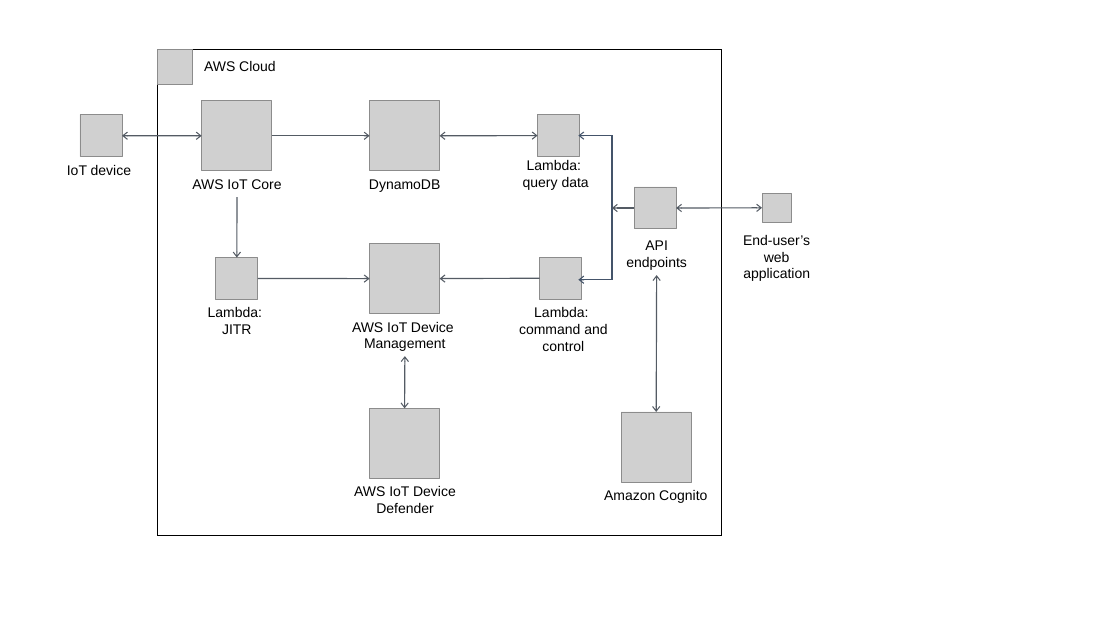
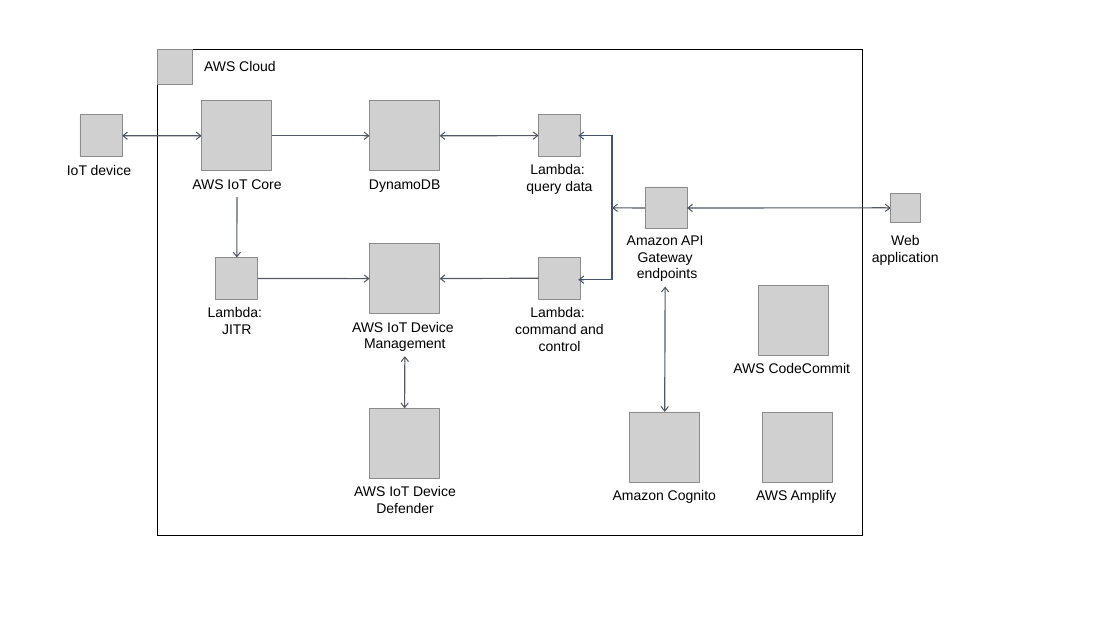
Before and after one commit to aws-quickstart/quickstart-iot-connectivity-security, a slide deck: slide 1 of docs/images/iot-connectivity-security-architecture-diagram.pptx. Drawn at 1120x630 pixels with LibreOffice and Linux fonts; fonts in the diff are those of the drawing; grey boxes stand for pictures. Boxes give left, top, right and bottom in pixels: in the first picture for what was removed or moved away, otherwise in the second. Text is boxed around its words. In the diff, an @@ line names an element or a change of style, - is before the commit and + after.

```diff
--- a/docs/images/iot-connectivity-security-architecture-diagram.pptx
+++ b/docs/images/iot-connectivity-security-architecture-diagram.pptx
@@ rectangle "AWS Cloud": place and size @@
-rectangle "AWS Cloud" at bbox=[158, 50, 722, 535]
+rectangle "AWS Cloud" at bbox=[158, 50, 863, 535]
@@ text "Lambda: query data": place and size @@
-text "Lambda: query data" at bbox=[523, 160, 589, 190]
+text "Lambda: query data" at bbox=[526, 164, 592, 194]
@@ arrow moved from (613, 208) - (634, 208) to (613, 208) - (645, 208) @@
@@ 2 pictures, 1 text: place and size @@
-2 pictures, 1 text at bbox=[604, 187, 707, 503]
+2 pictures, 1 text at bbox=[613, 187, 716, 503]
@@ double arrow moved from (762, 208) - (676, 208) to (891, 208) - (687, 208) @@
@@ picture: place and size @@
-picture at bbox=[762, 193, 791, 223]
+picture at bbox=[891, 193, 920, 223]
@@ text at bbox=[627, 235, 704, 281]: text changed @@
-API endpoints
+Amazon API Gateway
+endpoints
@@ text at bbox=[872, 235, 939, 265]: text changed @@
-End-user’s
-web application
+Web application
@@ text "Lambda: command and control": place and size @@
-text "Lambda: command and control" at bbox=[519, 307, 607, 351]
+text "Lambda: command and control" at bbox=[515, 307, 603, 351]
@@ double arrow moved from (656, 412) - (657, 276) to (665, 412) - (665, 287) @@
@@ picture added at bbox=[759, 286, 828, 355] @@
@@ text added at bbox=[733, 363, 851, 373], 12 pt, text #000000 @@
+AWS CodeCommit
@@ picture added at bbox=[762, 413, 832, 482] @@
@@ text added at bbox=[756, 490, 837, 503], 12 pt, text #000000 @@
+AWS Amplify
```
Also in this commit, not shown: 16 other files.
